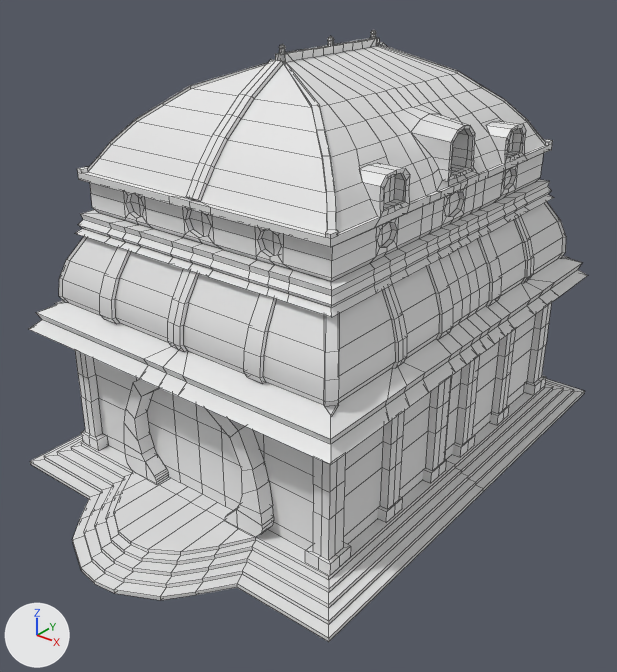
The FBX model Assets/Models/Epocas/Aang/Tribu Agua Norte/Templo de Curacion.fbx: old version first, new version second.
Both versions are drawn from a 50 mm camera at (67.9, -89.3, 69.7) aimed at (3.0, -8.2, 19.4). Arrows for +X, +Y and +Z are at lower left; the lights stay in place. Mesh edges are drawn as thin lines. Where no turn or scale is listed for an object, it has been applied to the vertices.

Objects in the first picture: 'Arch', 'Roof', 'Stairs', 'Temple'.
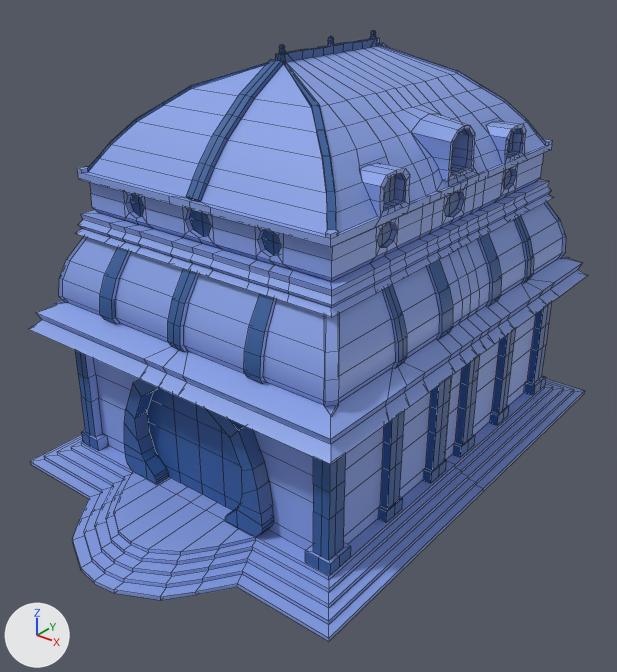
Diff of the bpy script that builds the scene:
```diff
--- a/Assets/Models/Epocas/Aang/Tribu Agua Norte/Templo de Curacion.fbx.py
+++ b/Assets/Models/Epocas/Aang/Tribu Agua Norte/Templo de Curacion.fbx.py
@@ mat_material_014 @@
+mat_material_014 = principled_material('Material.014')
+mat_material_014.base_color = (0.249, 0.361, 0.8)  # blue #89a2e7
@@ mat_material_015 @@
+mat_material_015 = principled_material('Material.015')
+mat_material_015.base_color = (0.0319, 0.108, 0.336)  # blue #325c9d
@@ me_cube_003 @@
 me_cube_003.from_pydata(...)  # 92 vertices, 78 faces; spans x -12.4..12.4, y -28.7..-26.6, z 0.0..18.5
+me_cube_003.materials.append(mat_material_015)  # blue #325c9d
@@ me_cube_001 @@
 me_cube_001.from_pydata(...)  # 897 vertices, 840 faces; spans x -22.8..22.8, y -29.0..29.0, z 0.0..19.2
 # used by ob_temple; location = (0.0, 0.0, 2.5)
+# me_cube_001 part 1: 179 of the faces centred in x 14.9..22.3, y -28.5..28.5, z 0.8..19.2 switch from no material to mat_material_014 (blue #89a2e7)
+# me_cube_001 part 2: 178 of the faces centred in x -22.3..-14.9, y -28.5..28.5, z 0.8..19.2 switch from no material to mat_material_014 (blue #89a2e7)
+# me_cube_001 part 3: 381 of the faces centred in x -22.3..22.3, y -28.5..28.5, z 0.8..19.2 switch from no material to mat_material_015 (blue #325d9d)
@@ me_plane_002 @@
 me_plane_002.from_pydata(...)  # 2274 vertices, 2220 faces; spans x -25.2..25.2, y -32.4..32.4, z 0.1..35.9
 # used by ob_roof; location = (0.0, 0.0, 20.9)
+# me_plane_002 part 4: 1813 of the faces centred in x -24.6..24.6, y -31.6..31.6, z 0.7..35.4 switch from no material to mat_material_014 (blue #89a2e7)
+# me_plane_002 part 5: 407 of the faces centred in x -22.8..22.8, y -29.3..29.3, z 3.6..35.7 switch from no material to mat_material_015 (blue #325d9d)
@@ me_cube_004 @@
 me_cube_004.from_pydata(...)  # 265 vertices, 264 faces; spans x -26.8..26.8, y -44.4..34.4, z 0.0..2.5
-me_cube_004.materials.append(mat_material)  # white #e7e7e7
+me_cube_004.materials.append(mat_material_014)  # blue #89a2e7
```

Pixel boxes [x1, y1, x2, y2] of what changed, in the pictures (617 x 672 px):
'Stairs', recoloured (white to blue)
    both: [30, 379, 585, 642]
'Arch', recoloured (white to blue)
    both: [124, 379, 274, 537]
part 1 of me_cube_001, recoloured (white to blue)
    both: [268, 314, 545, 564]
part 2 of me_cube_001, recoloured (white to blue)
    both: [82, 355, 125, 454]
part 3 of me_cube_001, recoloured (white to blue)
    both: [75, 302, 552, 575]
part 4 of me_plane_002, recoloured (white to blue)
    both: [29, 33, 588, 464]
part 5 of me_plane_002, recoloured (white to blue)
    both: [88, 30, 534, 383]
